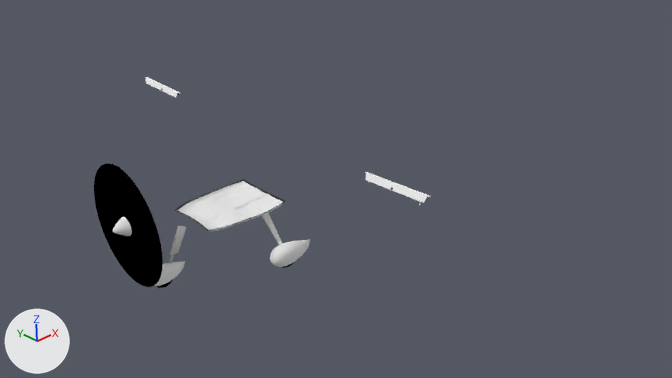
Two versions of the Blender file Models/virus-sw.blend, one commit apart.
The view is the same before and after, from the file's camera 'Camera'. Arrows for +X, +Y and +Z are at lower left; the lights stay in place.

Before the edit, the objects in view are built like this:
```python
ob_aileron_left = bpy.data.objects.new('aileron_left', me_fuselage_007)
ob_aileron_left.location = (0.725, -2.4, 0.5)
ob_aileron_right = bpy.data.objects.new('aileron_right', me_fuselage_006)
ob_aileron_right.location = (0.725, 2.4, 0.5)
ob_door_left = bpy.data.objects.new('door_left', me_fuselage_011)
ob_door_left.location = (0.051, -0.513, 0.073)
ob_elevator = bpy.data.objects.new('elevator', me_fuselage_009)
ob_elevator.location = (4.5, 0.0, 0.74)
ob_fuselage = bpy.data.objects.new('fuselage', me_fuselage)
ob_fuselage.location = (0.839, 0.001, -0.185)
ob_prop_fast = bpy.data.objects.new('prop_fast', me_prop_fast)
ob_prop_fast.location = (-1.583, 0.0, -0.006)
ob_rudder = bpy.data.objects.new('rudder', me_fuselage_008)
ob_rudder.location = (4.39, 0.0, 0.17)
ob_speedbrake = bpy.data.objects.new('speedbrake', me_fuselage_012)
ob_speedbrake.location = (0.553, -2.488, 0.686)
ob_sun_roof = bpy.data.objects.new('sun_roof', me_fuselage_003)
ob_sun_roof.location = (0.839, 0.001, -0.185)
# also in view: 'fairing_left' at (0.34, -0.77, -0.88); 'floor' at (-0.09, 0.0, -0.34)
```
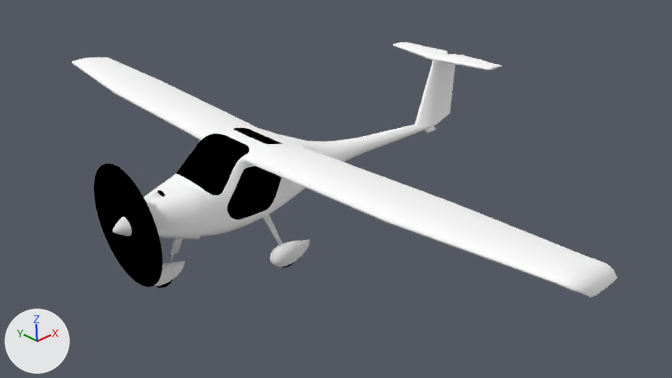
Commit message: added speedbrake object

Location of each change, (x1, y1, x2, y2) in pixels of the pictures (672 x 378 px):
'fuselage', shown
    after: (72, 42, 617, 297)
'windshield', shown (black)
    after: (176, 134, 250, 195)
'window_left', shown (black)
    after: (227, 166, 282, 220)
'aileron_left', shown
    after: (295, 146, 592, 260)
'speedbrake', reshaped, moved
    before: (145, 77, 431, 203)
    after: (145, 82, 428, 204)
'rudder', shown
    after: (437, 54, 456, 124)
'aileron_right', shown
    after: (105, 58, 257, 128)
'sun_roof', shown
    after: (234, 128, 282, 145)
'elevator', shown
    after: (402, 42, 501, 68)
'door_left', shown
    after: (226, 165, 282, 221)
'floor', unchanged, covered by the edit
    before: (175, 179, 285, 231)

Diff of the bpy script that builds the scene:
```diff
--- a/Models/virus-sw.blend.py
+++ b/Models/virus-sw.blend.py
@@ ob_door_left @@
 _m = ob_door_left.modifiers.new('EdgeSplit', 'EDGE_SPLIT')
 _m.split_angle = 1.518
-ob_door_left.hide_set(True)  # its collection is switched off
@@ ob_rudder @@
 _m = ob_rudder.modifiers.new('EdgeSplit', 'EDGE_SPLIT')
 _m.split_angle = 1.365
-ob_rudder.hide_set(True)  # its collection is switched off
@@ ob_aileron_left @@
 _m = ob_aileron_left.modifiers.new('EdgeSplit', 'EDGE_SPLIT')
 _m.split_angle = 1.365
-ob_aileron_left.hide_set(True)  # its collection is switched off
@@ ob_aileron_right @@
 _m = ob_aileron_right.modifiers.new('EdgeSplit', 'EDGE_SPLIT')
 _m.split_angle = 1.365
-ob_aileron_right.hide_set(True)  # its collection is switched off
@@ ob_sun_roof @@
 _m = ob_sun_roof.modifiers.new('Solidify', 'SOLIDIFY')
 _m.nonmanifold_merge_threshold = 0.0003
-ob_sun_roof.hide_set(True)  # its collection is switched off
@@ ob_fuselage @@
 _m = ob_fuselage.modifiers.new('EdgeSplit', 'EDGE_SPLIT')
 _m.split_angle = 1.365
-ob_fuselage.hide_set(True)  # its collection is switched off
@@ ob_elevator @@
 _m = ob_elevator.modifiers.new('EdgeSplit', 'EDGE_SPLIT')
 _m.split_angle = 1.248
-ob_elevator.hide_set(True)  # its collection is switched off
@@ ob_speedbrake @@
 ob_speedbrake = bpy.data.objects.new('speedbrake', me_fuselage_012)
-ob_speedbrake.location = (0.553, -2.488, 0.686)
+ob_speedbrake.location = (0.528, -2.488, 0.609)
 _m = ob_speedbrake.modifiers.new('Mirror', 'MIRROR')
@@ ob_window_left @@
 _m = ob_window_left.modifiers.new('Solidify', 'SOLIDIFY')
 _m.nonmanifold_merge_threshold = 0.0003
-ob_window_left.hide_set(True)  # its collection is switched off
@@ ob_windshield @@
 _m = ob_windshield.modifiers.new('Solidify', 'SOLIDIFY')
 _m.nonmanifold_merge_threshold = 0.0003
-ob_windshield.hide_set(True)  # its collection is switched off
```
